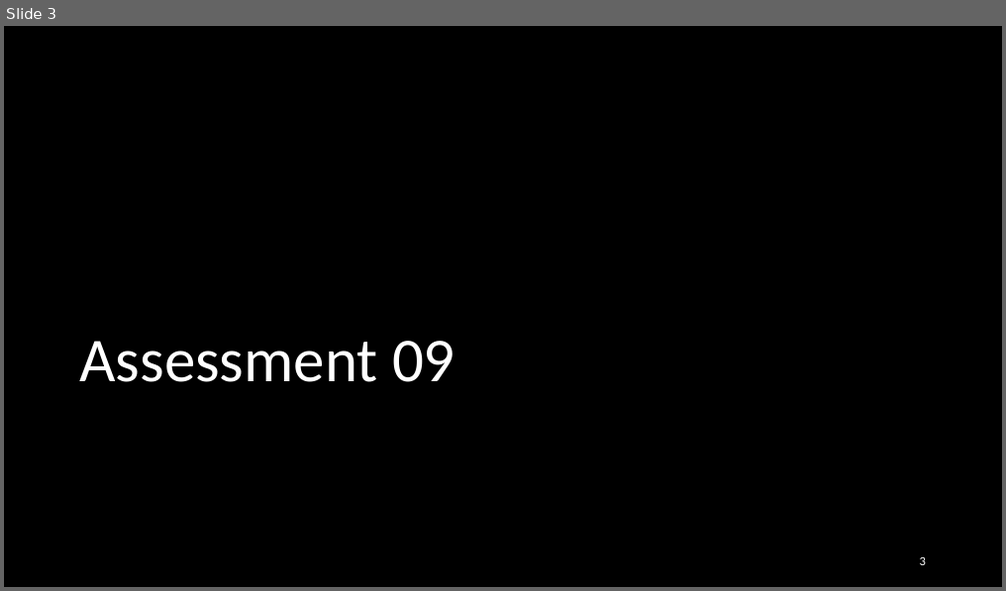
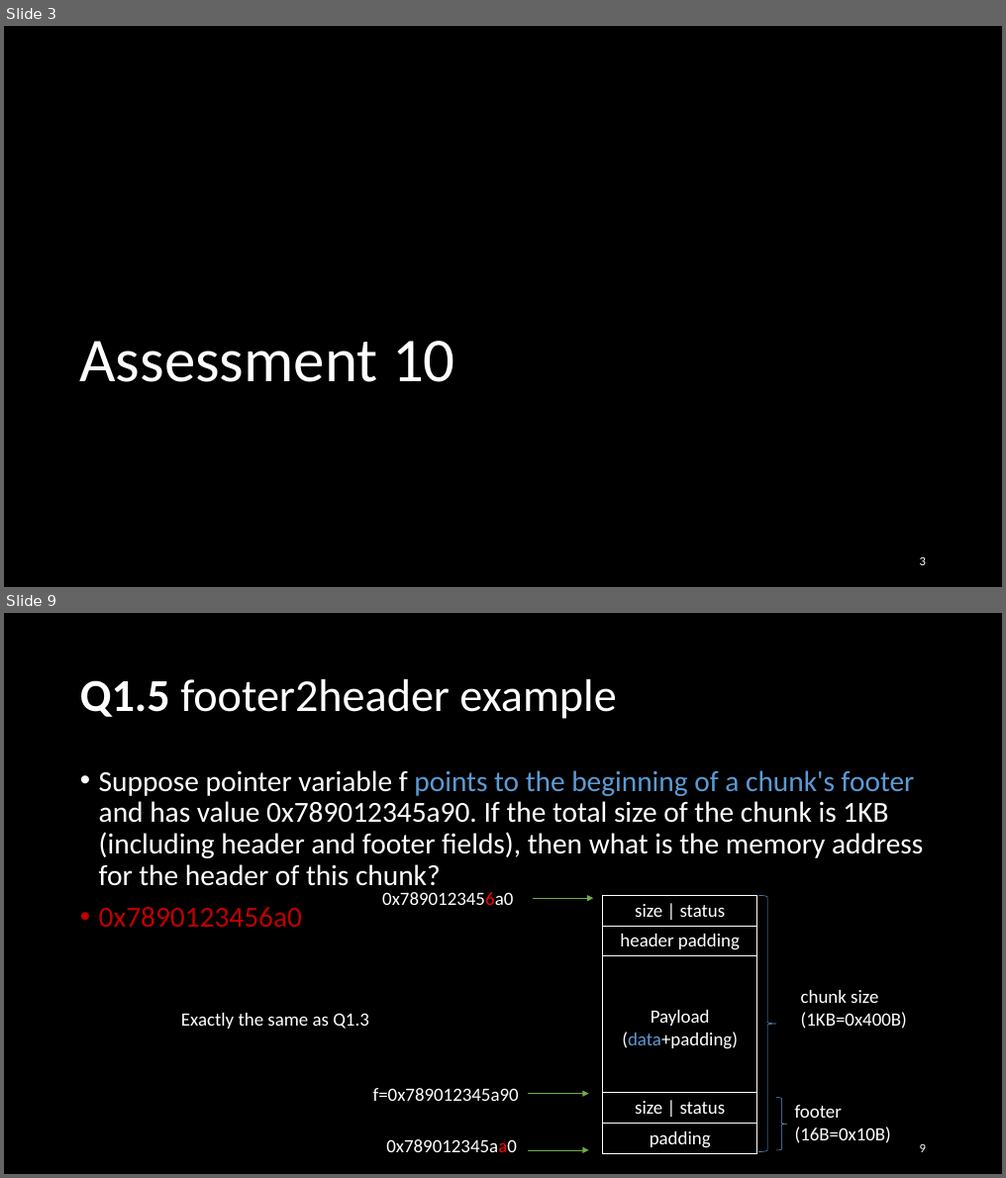
Before and after one commit to NYU-CSO/nyu-cso.github.io, a slide deck: rec-notes/r11.pptx. Shown one above the other, each under a label of ours: slide 3 before the commit, slides 3 and 9 after it; the slides between them are not shown. The pictures are 1006x591 and 1006x1178 pixels, drawn with LibreOffice and Linux fonts; fonts in the diff are those of the drawing. Boxes give left, top, right and bottom in pixels: in the first picture for what was removed or moved away, otherwise in the second. Text is boxed around its words. In the diff, an @@ line names an element or a change of style, - is before the commit and + after.

```diff
--- a/rec-notes/r11.pptx
+++ b/rec-notes/r11.pptx
@@ slide 9 added at (4, 613, 1002, 1174), background #000000 @@
@@ title added at (80, 679, 616, 719), 44 pt, text #FFFFFF @@
+Q1.5 footer2header example
@@ text added at (99, 770, 923, 927), 28 pt, text #FFFFFF @@
+• Suppose pointer variable f points to the beginning of a chunk's footer and has value 0x789012345a90. If the total size of the chunk is 1KB (including header and footer fields), then what is the memory address for the header of this chunk?
+• 0x7890123456a0
@@ text added at (382, 892, 513, 905), 18 pt, text #FFFFFF @@
+0x7890123456a0
@@ arrow added from (533, 898) to (593, 898), #70AD47 0.5 pt @@
@@ table added at (603, 895, 757, 1153), 5 rows, 1 columns @@
+size | status
+header padding
+Payload / (data+padding)
+size | status
+padding
@@ right brace added at (758, 895, 776, 1152), outline #5B9BD5 0.5 pt @@
@@ text added at (801, 990, 907, 1029), 18 pt, text #FFFFFF @@
+chunk size
+(1KB=0x400B)
@@ text added at (181, 1013, 369, 1029), 18 pt, text #FFFFFF @@
+Exactly the same as Q1.3
@@ text added at (373, 1088, 519, 1101), 18 pt, text #FFFFFF @@
+f=0x789012345a90
@@ arrow added from (528, 1093) to (589, 1093), #70AD47 0.5 pt @@
@@ right brace added at (776, 1098, 787, 1152), outline #5B9BD5 0.5 pt @@
@@ text added at (795, 1105, 891, 1144), 18 pt, text #FFFFFF @@
+footer
+(16B=0x10B)
@@ text added at (386, 1140, 517, 1153), 18 pt, text #FFFFFF @@
+0x789012345aa0
@@ page number added at (920, 1145, 926, 1153), 12 pt, text #FFFFFF @@
+9
@@ arrow added from (528, 1151) to (589, 1151), #70AD47 0.5 pt @@
@@ slide 3 changed as well @@
@@ title at (79, 341, 455, 382): text changed @@
-Assessment 09
+Assessment 10
```
Also in this commit, not shown: 2 other slides changed, 39 other slides added, 30 slides removed, 1 other file.
